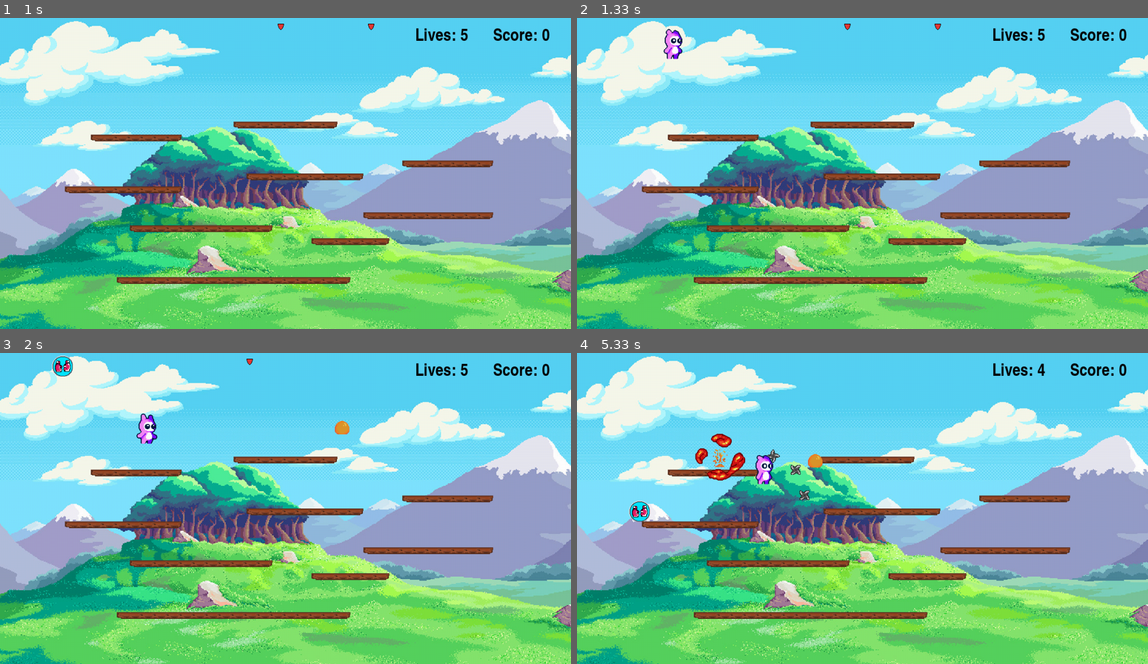
Above: before the commit, frames 1-4 (two rows, left to right).
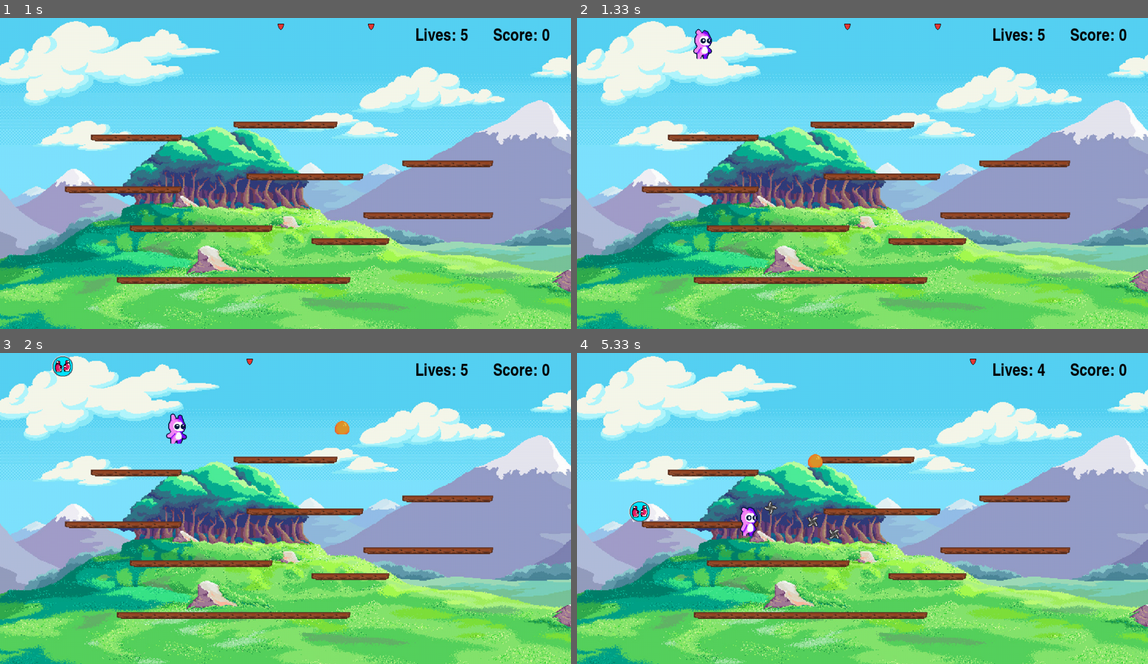
Above: after the commit, the same moments.

Repository: Duweee/LearnPygame
Game: pygame game, started from main.py
The game is run twice, just before and just after one commit, with the same random seed, the same clock (stepped at 60 frames per second) and the same inputs.
Inputs (mouse positions are in pixels of both pictures, inside the frame that each line leads up to):
- Up to frame 1 (1 s): click (194, 232) at 0.38 s; click (182, 229) at 0.72 s
- Up to frame 2 (1.33 s): tap Space at 1 s
- Up to frame 3 (2 s): hold Right 1.33-1.8 s; hold Up from 1.83 s (still down)
- Up to frame 4 (5.33 s): release Up at 2.13 s; hold Right 2.17-2.63 s; hold Left 2.67-3.2 s; hold Down 3.23-3.53 s; hold Left 3.57-3.97 s; tap Space at 3.63, 3.93, 4.07, 4.47, 4.77, 5.13 s; hold Up 4-4.37 s; hold Right 4.4-5.03 s; hold Down from 5.07 s (still down)

Frame 1 is identical in both runs. In frame 2, 0.5% of the frame differs, in the area x 15-24%, y 3-14%; in frame 3, 0.5%; in frame 4, 1.3%, in the area x 20-70%, y 1-60%.

Commit message:
removed respawn counter from sprite.respawn() fixed reset so character doesn't carry any weapons onto the new game pops all slimes before starting new game

Diff:
--- a/Sprite.py
+++ b/Sprite.py
@@ -48,7 +48,6 @@
 
         self.dead = False
         self.slideCounter = 0
-        self.respawnCounter = 0
 
 
 
@@ -57,19 +56,18 @@
             self.weaponCounter = 0
             self.weapon = "NONE"
 
-
         self.attackCount += 1
-        if (self.attackCount >= 4):
+        if self.attackCount >= 4:
             self.attackCount = 0
 
-        if (self.attackDelay >= 0):
+        if self.attackDelay >= 0:
             self.attackDelay -= 1
 
         self.gravity()
 
-        if (self.slideCounter > 0):
+        if self.slideCounter > 0:
             self.slideCounter -= 1
-        if (self.slideCounter < 0):
+        if self.slideCounter < 0:
             self.slideCounter += 1
 
         self.dx += self.slideCounter * -1
@@ -238,14 +236,11 @@
 
     def respawn(self):
         if scoreboard.lives > 0:
-            if self.respawnCounter < constants.RESPAWN_DELAY:
-                self.respawnCounter += 1
-                self.y = -100
-            else:
-                self.x = random.randrange(0, 1050, 1)
-                self.y = -100
-                self.dead = False
-                self.respawnCounter = 0
+            self.weapon = "NONE"
+            self.weaponCounter = 0
+            self.y = -100
+            self.x = random.randrange(0, 1050, 1)
+            self.dead = False
 
 
 
--- a/main.py
+++ b/main.py
@@ -40,11 +40,9 @@
 def reset_game():
     scoreboard.reset_score()
     scoreboard.reset_lives()
-    pinkSprite.y = -100
-    pinkSprite.x = random.randrange(100, 1000, 1)
+    pinkSprite.respawn()
     for slime in slimes:
-        slime.y = -350
-        slime.x = random.randrange(100, 1000, 1)
+        slimes.pop(slimes.index(slime))
 
 
 def start_menu():
@@ -54,8 +52,8 @@
     blankScoreLabel.update(win)
     scoreboard.draw_score(win, blankScoreLabel.x + 100, blankScoreLabel.y + 8, 3)
     if startButton.update(win):
+        reset_game()
         gameMode = "GAME"
-        reset_game()
     draw_menu_character()
     pygame.display.update()
 
@@ -65,6 +63,8 @@
     rng = random.randrange(0, 10, 1)
     if len(slimes) < constants.MAX_NUM_SLIMES:
         slimes.append(Enemy(random.randrange(0, 1050, 1), random.randrange(150, 600, 50) * -1, 32, 32, constants.IMG_SLIME_MOVE, projectileLog))
+    elif len(slimes) > constants.MAX_NUM_SLIMES:
+        slimes.pop(0)
     if len(items) < constants.MAX_ITEMS:
         if rng == 1:
             items.append(Item("BOXING_GLOVE"))
@@ -103,7 +103,7 @@
 background = constants.IMG_BACKGROUND
 clock = pygame.time.Clock()
 win = pygame.display.set_mode((constants.WINDOW_WIDTH, constants.WINDOW_HEIGHT))
-pygame.display.set_caption("Game")
+pygame.display.set_caption("Sprite Survival")
 
 
 # initializations
